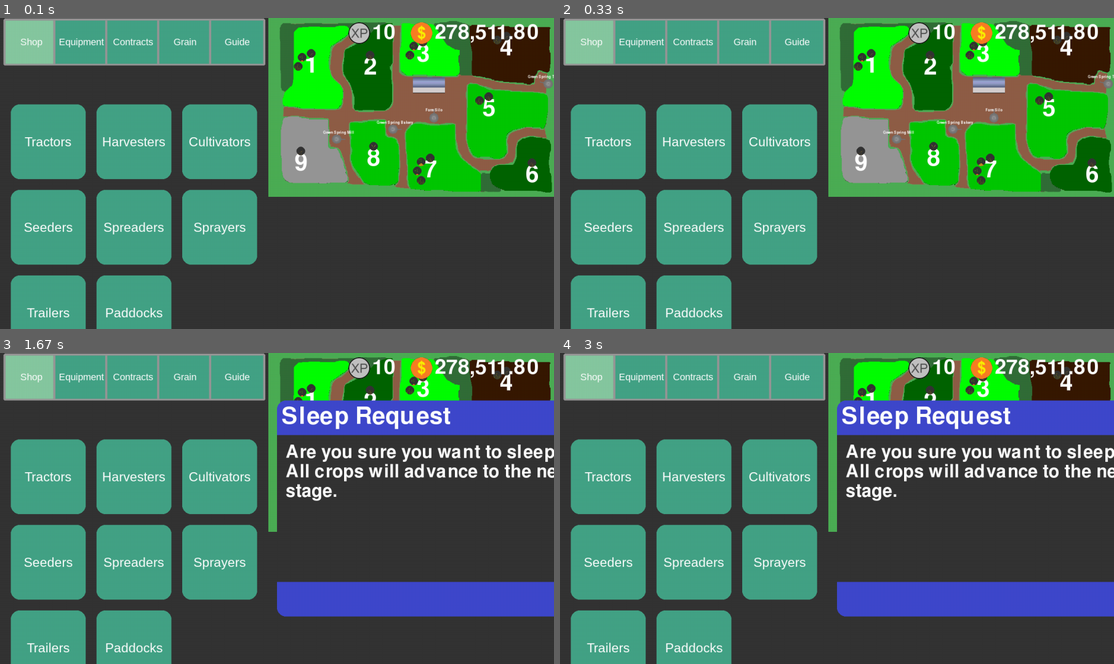
Above: before the commit, frames 1-4 (two rows, left to right).
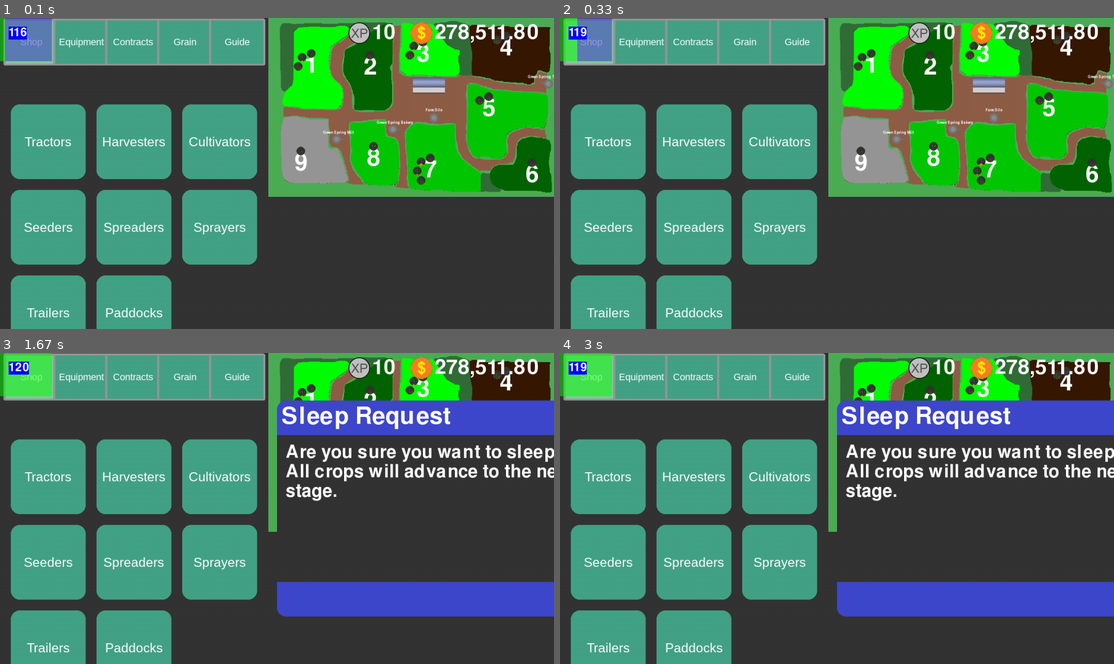
Above: after the commit, the same moments.

Repository: CaptainDeathead/Farm-CEO-ng
Game: pygame game, started from game/main.py
Two runs of this game, one before a commit and one after it. Both use one fixed random seed, a clock stepped at 60 frames per second and the inputs below.
Inputs (mouse positions are in pixels of both pictures, inside the frame that each line leads up to):
- Up to frame 1 (0.1 s): no input
- Up to frame 2 (0.33 s): no input
- Up to frame 3 (1.67 s): click (426, 418) at 0.38 s
- Up to frame 4 (3 s): no input

The runs differ from the first frame. In frame 1, 1.3% of the frame differs, in the area x 0-10%, y 0-15%; in frame 2, 1.3%; in frame 3, 1.3%; in frame 4, 1.3%.

Commit message:
Merged the locate_paddock_boundary function from bigmap to include backtracking in boundary detection

Diff:
--- a/game/data.py
+++ b/game/data.py
@@ -155,7 +155,7 @@
 SPEEDSCALE = 3
 
 # ---------- CONFIG ----------
-BUILD: bool = True
+BUILD: bool = False
 TARGET_FPS: int = 1200
 SUPPORTED_PLATFORMS: Tuple[str] = ("android_x86_64", "android_v7a", "arm64-v8a", "Linux", "Windows", "Web")
 PLATFORM: str = platform.platform()
@@ -176,6 +176,8 @@
 DEBUG_PAINT: bool = False
 DEBUG_MOUSE_EVENTS: bool = False
 
+BOUNDARY_LOAD_UPDATE_SLOW: bool = False
+
 # ---------- ABOUT ----------
 GAME_NAME: str = "Farm CEO"
 GAME_VERSION: str = "1.0.0"
--- a/game/paddock_manager.py
+++ b/game/paddock_manager.py
@@ -61,7 +61,7 @@
             self.indicators[processed_fill_type] = surface
 
     def locate_paddock_boundary(self, paddock: Paddock) -> None:
-        logging.debug(f"Locating paddock boundary... Paddock: {paddock.num}")
+        logging.debug(f"Locating paddock boundary... Paddock: {paddock.num} Center: {paddock.center}")
 
         def rgb_darker_than(rgb: Tuple[int, int, int], brightness: int) -> bool:
             if rgb[0] < brightness and rgb[1] < brightness and rgb[2] < brightness: return True
@@ -69,17 +69,20 @@
 
         darkness = 110
 
-        def get_adj_edge(pos: Tuple[int, int]) -> Tuple[int, int]:
+        def get_adj_edge(pos: Tuple[int, int], exclusions: List[Tuple[int, int]]) -> Tuple[int, int]:
             for x in range(-1, 2):
                 for y in range(-1, 2):
                     if x == 0 and y == 0: continue
 
                     nx, ny = pos[0] + x, pos[1] + y
+
+                    if (nx, ny) in exclusions: continue
+
                     if not rgb_darker_than(self.map_image.get_at((nx, ny)), darkness): return (nx, ny)
 
-            return (-1, -1)
-
-        if DEBUG_BOUNDARY_LOADING: pg.display.update(pg.display.get_surface().blit(self.map_image, (0, 0)))
+            return (0, 0)
+
+        if DEBUG_BOUNDARY_LOADING: pg.display.update(pg.display.get_surface().blit(self.map_image, (-11000, -2700)))
 
         boundary = []
 
@@ -101,12 +104,20 @@
         curr_x = start_x
         curr_y = start_y
 
-        surface = pg.display.get_surface()
+        exclusions = []
+        backtrack_index = -1
+
+        surface = self.map_image.copy()
+        screen = pg.display.get_surface()
+
+        update_index = 0
 
         while 1:
             if DEBUG_BOUNDARY_LOADING: surface.set_at((curr_x, curr_y), (255, 255, 255))
             found_new_px = False
 
+            update_index += 1
+
             # get adjacent paddock squares (black)
             for x in range(-1, 2):
                 if found_new_px: continue
@@ -125,17 +136,29 @@
                     if (nx, ny) in boundary: continue
 
                     if rgb_darker_than(self.map_image.get_at((nx, ny)), darkness):
-                        edge = get_adj_edge((nx, ny))
-
-                        if edge != (-1, -1):
+                        edge = get_adj_edge((nx, ny), exclusions)
+
+                        if edge != (0, 0):
                             found_new_px = True
                             boundary.append((nx, ny))
                             curr_x, curr_y = nx, ny
+                            backtrack_index = -1
                         else:
                             if DEBUG_BOUNDARY_LOADING: surface.set_at((nx, ny), (255, 0, 0))
 
+            if not found_new_px:
+                exclusions.append((curr_x, curr_y))
+                curr_x, curr_y = boundary[backtrack_index]
+                backtrack_index -= 1
+
             if DEBUG_BOUNDARY_LOADING:
+                if BOUNDARY_LOAD_UPDATE_SLOW and not update_index - 200 == 0: continue
+
+                update_index = 0
+
+                screen.fill((0, 0, 0))
                 surface.set_at((nx, ny), (255, 0, 0))
+                screen.blit(surface, (-curr_x + screen.width / 2, -curr_y + screen.height / 2))
                 pg.display.flip()
 
     def set_paddock_state(self, paddock_number: int, state: int) -> None:
